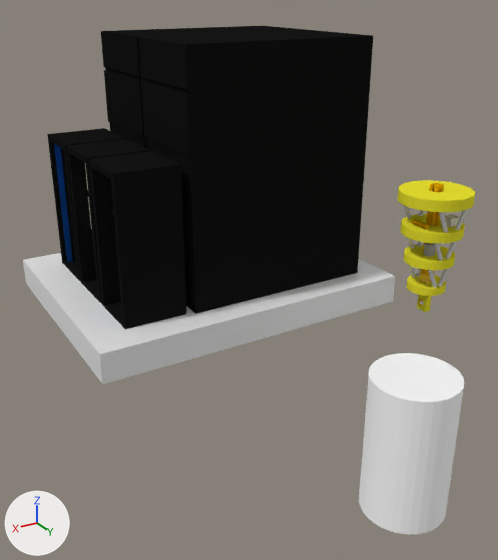
One commit to the Blender file 3D-Prints/3D Files/dwave.blend: the scene before it, then after it.
Rendered twice from a 50 mm camera at (12.5, 25.6, 11.8) aimed at (-1.0, 3.1, 0.6). The lights are fixed; the arrows at lower left show +X, +Y and +Z.

The scene before the commit, as lines of its bpy script (objects in view):
```python
ob_chip_cable_001 = bpy.data.objects.new('chip_cable.001', me_cube_010)
ob_chip_cable_001.location = (-5.03, 8.78, 1.0)
ob_chip_cable_001.scale = (-0.0344, -0.0122, -0.0122)
ob_chip_cube = bpy.data.objects.new('chip_cube', me_cube_008)
ob_chip_cube.location = (-5.18, 8.84, 0.89)
ob_chip_cube.scale = (0.119, 0.217, 0.309)
ob_cube = bpy.data.objects.new('Cube', me_cube_009)
ob_cube.location = (-5.06, 8.84, 0.91)
ob_cube.scale = (0.04, 0.0799, 0.0799)
ob_inner_layer_electronic_component = bpy.data.objects.new('inner_layer_electronic_component', me_cube_022)
ob_inner_layer_electronic_component.location = (-5.18, 8.83, 1.89)
ob_inner_layer_electronic_component.scale = (0.181, 0.181, 0.181)
ob_inner_layer_electronic_component_002 = bpy.data.objects.new('inner_layer_electronic_component.002', me_cube_020)
ob_inner_layer_electronic_component_002.location = (-5.01, 8.99, 2.98)
ob_inner_layer_electronic_component_002.scale = (0.136, 0.136, 0.302)
ob_inner_layer_electronic_component_003 = bpy.data.objects.new('inner_layer_electronic_component.003', me_cube_019)
ob_inner_layer_electronic_component_003.location = (-5.61, 9.26, 4.08)
ob_inner_layer_electronic_component_003.scale = (0.202, 0.202, 0.202)
ob_inner_layer_electronic_component_004 = bpy.data.objects.new('inner_layer_electronic_component.004', me_cube_016)
ob_inner_layer_electronic_component_004.location = (-4.6, 8.54, 4.03)
ob_inner_layer_electronic_component_004.scale = (0.0773, 0.0773, 0.0773)
ob_inner_layer_round_shell_1_cutout = bpy.data.objects.new('inner_layer_round_shell_1_cutout', me_cylinder_003)
ob_inner_layer_round_shell_1_cutout.location = (-5.182, 8.838, 5.0)
ob_inner_layer_round_shell_1_cutout.scale = (0.25, 0.25, -0.249)
ob_plate = bpy.data.objects.new('plate', me_cube_014)
ob_plate.location = (-0.49, 0.0, -0.44)
ob_plate.scale = (6.68, 5.14, 0.6)
# also in view: 'inner_layer_round_shell_1' at (-5.2, 8.8, 5.0); 'inner_layer_round_shell_3' at (-5.2, 8.8, 2.7); 'inner_layer_round_shell_2' at (-5.2, 8.8, 3.8); 'Servers' at (3.5, 0.0, 3.0); 'Layer 1' at (-2.0, 0.0, 5.0)
```
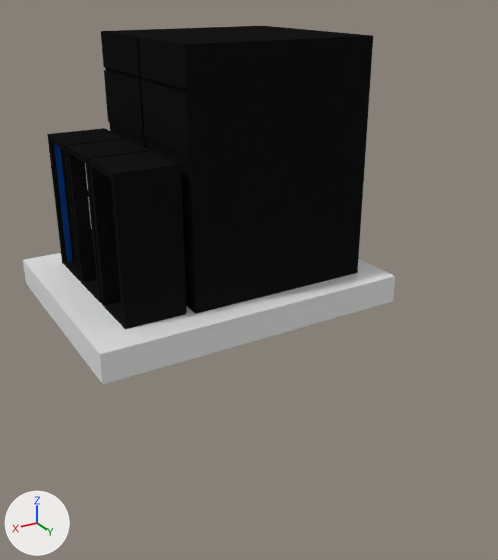
Not drawn themselves, but carrying or shaping drawn objects: ob_inner_layer_round_shell_1_cutout, ob_inner_layer_round_shell_2_cutout, ob_inner_layer_round_shell_1_big_cutout, ob_inner_layer_round_shell_2_big_cutout, ob_inner_layer_round_shell_3_cutout, ob_inner_layer_round_shell_3_big_cutout, ob_inner_layer_round_shell_4_big_cutout.

What changed in the scene script:
```text
Change ob_inner_layer_electronic_component:
    ob_inner_layer_electronic_component.location: (-5.18, 8.83, 1.89) -> (-2.7, -0.18, 3.05)
Change ob_inner_layer_electronic_component_002:
    ob_inner_layer_electronic_component_002.location: (-5.01, 8.99, 2.98) -> (-2.53, -0.03, 4.15)
Change ob_inner_layer_electronic_component_003:
    ob_inner_layer_electronic_component_003.location: (-5.61, 9.26, 4.08) -> (-3.12, 0.25, 5.25)
Change ob_inner_layer_electronic_component_004:
    ob_inner_layer_electronic_component_004.location: (-4.6, 8.54, 4.03) -> (-2.12, -0.47, 5.2)
Change ob_chip_cable_001:
    ob_chip_cable_001.location: (-5.03, 8.78, 1.0) -> (-2.55, -0.23, 2.17)
Change ob_cube:
    ob_cube.location: (-5.06, 8.84, 0.91) -> (-2.58, -0.17, 2.08)
Change ob_chip_cube:
    ob_chip_cube.location: (-5.18, 8.84, 0.89) -> (-2.7, -0.17, 2.06)
Change ob_inner_layer_round_shell_1_cutout:
    ob_inner_layer_round_shell_1_cutout.location: (-5.182, 8.838, 5.0) -> (-2.699, -0.174, 6.165)
Change ob_inner_layer_round_shell_1:
    ob_inner_layer_round_shell_1.location: (-5.18, 8.84, 5.0) -> (-2.7, -0.17, 6.17)
Change ob_inner_layer_round_shell_2_cutout:
    ob_inner_layer_round_shell_2_cutout.location: (-5.182, 8.838, 3.8) -> (-2.699, -0.174, 4.965)
Change ob_inner_layer_round_shell_2:
    ob_inner_layer_round_shell_2.location: (-5.18, 8.84, 3.8) -> (-2.7, -0.17, 4.97)
Change ob_inner_layer_round_shell_1_big_cutout:
    ob_inner_layer_round_shell_1_big_cutout.location: (-5.182, 8.838, 4.688) -> (-2.699, -0.174, 5.853)
Change ob_inner_layer_cable:
    ob_inner_layer_cable.location: (-5.29, 8.94, 3.49) -> (-2.81, -0.08, 4.66)
Change ob_inner_layer_round_shell_2_big_cutout:
    ob_inner_layer_round_shell_2_big_cutout.location: (-5.182, 8.838, 3.526) -> (-2.699, -0.174, 4.692)
Change ob_inner_layer_round_shell_3_cutout:
    ob_inner_layer_round_shell_3_cutout.location: (-5.182, 8.838, 2.7) -> (-2.699, -0.174, 3.865)
Change ob_inner_layer_round_shell_3:
    ob_inner_layer_round_shell_3.location: (-5.18, 8.84, 2.7) -> (-2.7, -0.17, 3.87)
Change ob_inner_layer_round_shell_3_big_cutout:
    ob_inner_layer_round_shell_3_big_cutout.location: (-5.182, 8.838, 2.318) -> (-2.699, -0.174, 3.483)
Change ob_inner_layer_round_shell_4_cable_cutout:
    ob_inner_layer_round_shell_4_cable_cutout.location: (-5.18, 8.84, 1.41) -> (-2.7, -0.17, 2.58)
Change ob_inner_layer_round_shell_4:
    ob_inner_layer_round_shell_4.location: (-5.18, 8.84, 1.6) -> (-2.7, -0.17, 2.77)
Change ob_inner_layer_round_shell_4_big_cutout:
    ob_inner_layer_round_shell_4_big_cutout.location: (-5.182, 8.838, 0.983) -> (-2.699, -0.174, 2.149)
Change ob_inner_layer_housing:
    ob_inner_layer_housing.location: (-5.18, 8.84, -5.47) -> (-2.69, -0.16, 3.06)
Change ob_chip_cable_002:
    ob_chip_cable_002.location: (-5.03, 8.89, 0.82) -> (-2.55, -0.12, 1.98)
Change ob_chip_cable_003:
    ob_chip_cable_003.location: (-5.03, 8.74, 0.87) -> (-2.55, -0.27, 2.04)
Change ob_chip_cable:
    ob_chip_cable.location: (-5.03, 8.93, 0.94) -> (-2.55, -0.08, 2.11)
Change ob_stütze_layer_4:
    ob_stütze_layer_4.location: (-5.49, 9.38, 2.16) -> (-3.01, 0.37, 3.32)
Change ob_stütze_layer_4_001:
    ob_stütze_layer_4_001.location: (-5.49, 9.55, 3.19) -> (-3.01, 0.54, 4.36)
Change ob_stütze_layer_4_002:
    ob_stütze_layer_4_002.location: (-5.69, 9.74, 4.5) -> (-3.21, 0.73, 5.66)
```

Where the change shows, as pixel boxes (x1, y1, x2, y2) in the pictures (498 x 560 px):
'inner_layer_housing', moved (not visible afterwards)
    before: (359, 353, 464, 535)
'inner_layer_round_shell_1', moved (not visible afterwards)
    before: (398, 180, 475, 212)
'inner_layer_round_shell_2', moved (not visible afterwards)
    before: (400, 214, 465, 243)
'inner_layer_round_shell_3', moved (not visible afterwards)
    before: (403, 244, 455, 270)
'inner_layer_round_shell_4', moved (not visible afterwards)
    before: (406, 274, 446, 296)
'inner_layer_cable', moved (not visible afterwards)
    before: (421, 182, 444, 275)
'stütze_layer_4.002', moved (not visible afterwards)
    before: (404, 205, 468, 233)
'stütze_layer_4', moved (not visible afterwards)
    before: (408, 265, 449, 288)
'stütze_layer_4.001', moved (not visible afterwards)
    before: (408, 238, 457, 261)
'chip_cube', moved (not visible afterwards)
    before: (417, 294, 431, 312)
'inner_layer_electronic_component.003', moved (not visible afterwards)
    before: (444, 214, 460, 227)
'inner_layer_electronic_component.002', moved (not visible afterwards)
    before: (424, 243, 435, 257)
'inner_layer_electronic_component', moved (not visible afterwards)
    before: (419, 272, 434, 284)
'inner_layer_electronic_component.004', moved (not visible afterwards)
    before: (412, 219, 429, 229)
